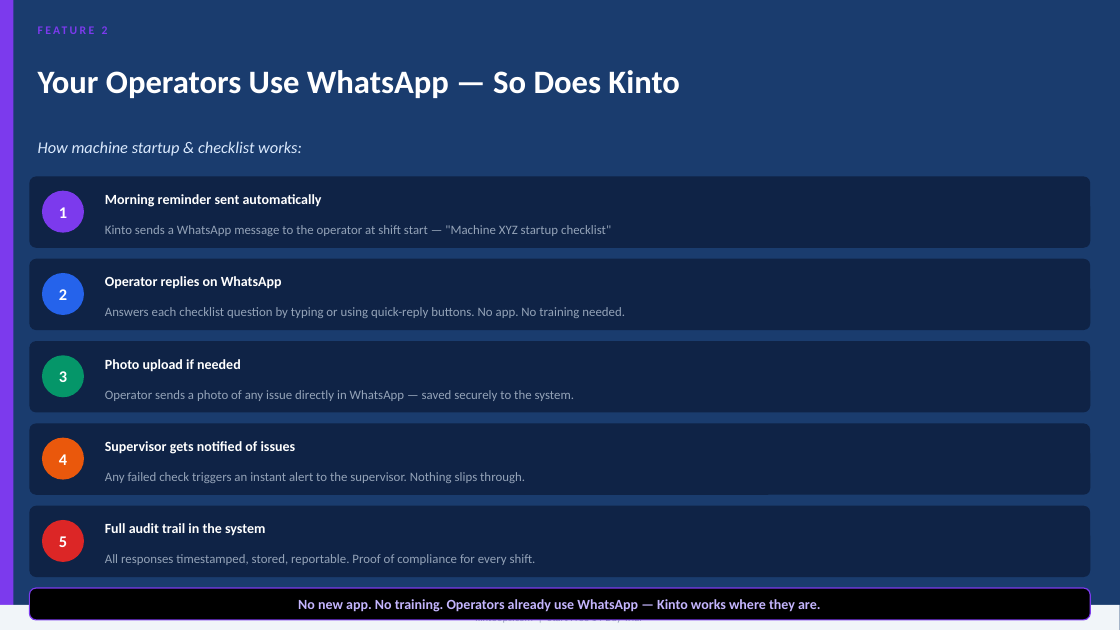
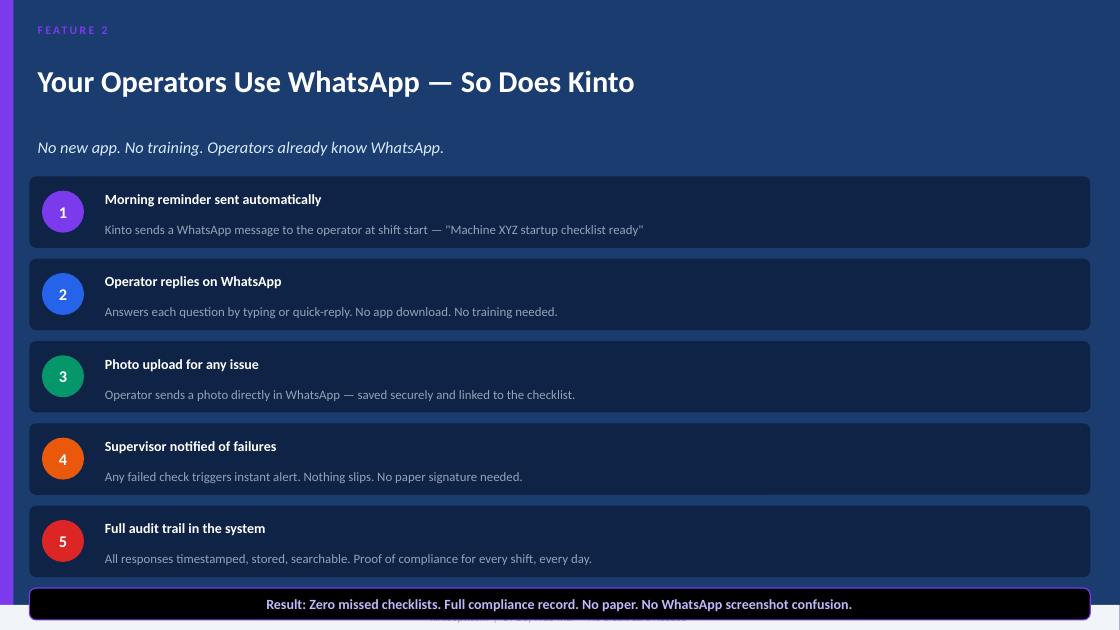
Before and after one commit to prasanth198307/kinto-qa-system, a slide deck: slide 7 of Kinto_Customer_Presentation.pptx (slide 5 before the commit). Drawn at 1120x630 pixels with LibreOffice and Linux fonts; fonts in the diff are those of the drawing. Boxes give left, top, right and bottom in pixels: in the first picture for what was removed or moved away, otherwise in the second. Text is boxed around its words. In the diff, an @@ line names an element or a change of style, - is before the commit and + after.

```diff
--- a/Kinto_Customer_Presentation.pptx
+++ b/Kinto_Customer_Presentation.pptx
@@ text "Your Operators Use WhatsApp — ..." at (x1=38, y1=70, x2=635, y2=97): size 28 to 26 pt @@
@@ text at (x1=38, y1=141, x2=445, y2=156): text changed @@
-How machine startup & checklist works:
+No new app. No training. Operators already know WhatsApp.
@@ text at (x1=105, y1=225, x2=644, y2=236): text changed @@
-Kinto sends a WhatsApp message to the operator at shift start — "Machine XYZ startup checklist"
+Kinto sends a WhatsApp message to the operator at shift start — "Machine XYZ startup checklist ready"
@@ text at (x1=105, y1=307, x2=558, y2=318): text changed @@
-Answers each checklist question by typing or using quick-reply buttons. No app. No training needed.
+Answers each question by typing or quick-reply. No app download. No training needed.
@@ text at (x1=105, y1=359, x2=259, y2=372): text changed @@
-Photo upload if needed
+Photo upload for any issue
@@ text at (x1=105, y1=390, x2=575, y2=401): text changed @@
-Operator sends a photo of any issue directly in WhatsApp — saved securely to the system.
+Operator sends a photo directly in WhatsApp — saved securely and linked to the checklist.
@@ text at (x1=105, y1=441, x2=277, y2=454): text changed @@
-Supervisor gets notified of issues
+Supervisor notified of failures
@@ text at (x1=105, y1=472, x2=523, y2=483): text changed @@
-Any failed check triggers an instant alert to the supervisor. Nothing slips through.
+Any failed check triggers instant alert. Nothing slips. No paper signature needed.
@@ text at (x1=105, y1=554, x2=592, y2=565): text changed @@
-All responses timestamped, stored, reportable. Proof of compliance for every shift.
+All responses timestamped, stored, searchable. Proof of compliance for every shift, every day.
@@ text at (x1=266, y1=599, x2=852, y2=612): text changed @@
-No new app. No training. Operators already use WhatsApp — Kinto works where they are.
+Result: Zero missed checklists. Full compliance record. No paper. No WhatsApp screenshot confusion.
@@ text at (x1=431, y1=619, x2=687, y2=624): text changed @@
-kintoops.com | Start Free 14-Day Trial
+kintoops.com | 14-Day Free Trial — No Credit Card Needed
```
Also in this commit, not shown: 9 other slides changed, 2 slides added, 2 slides removed, 1 other file.
